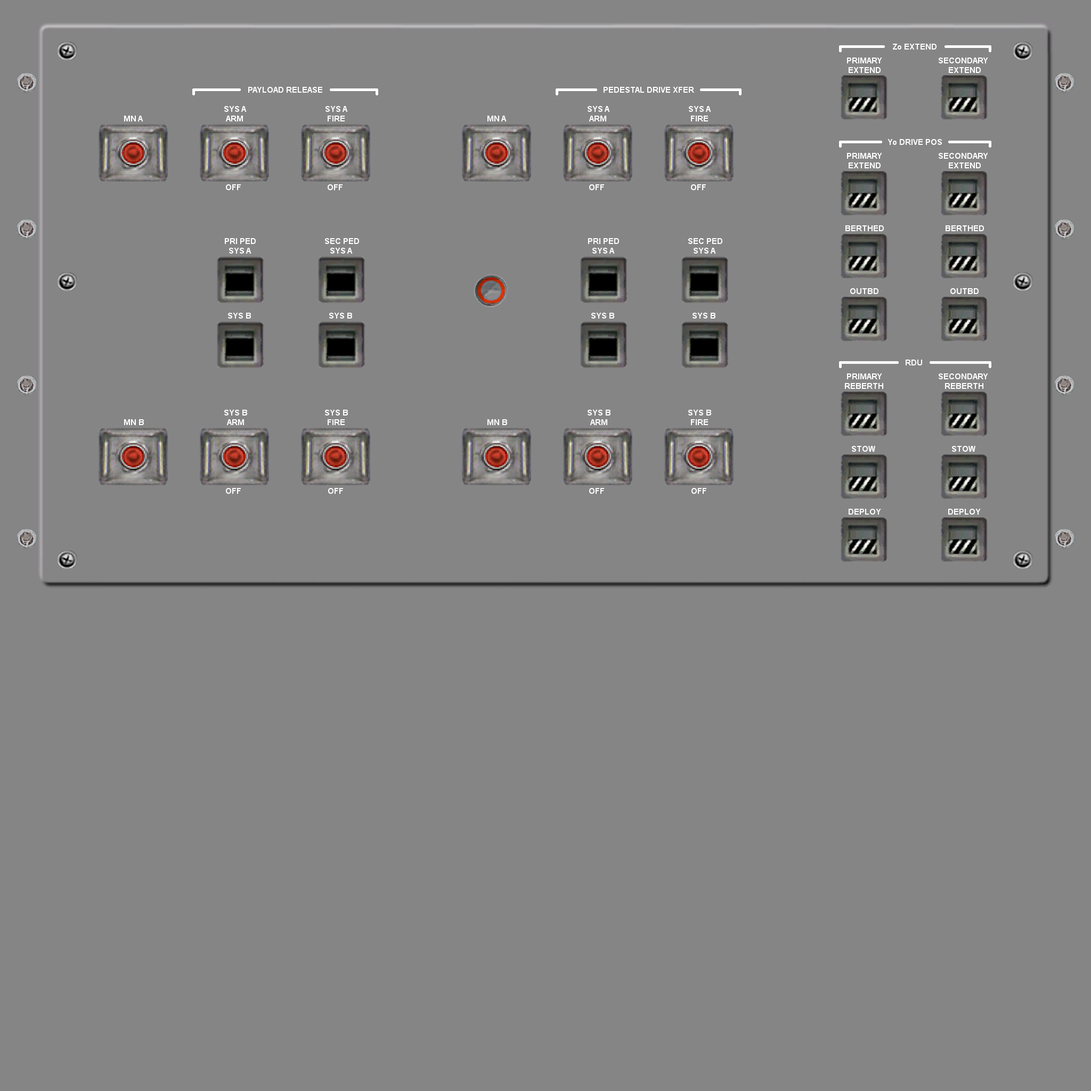
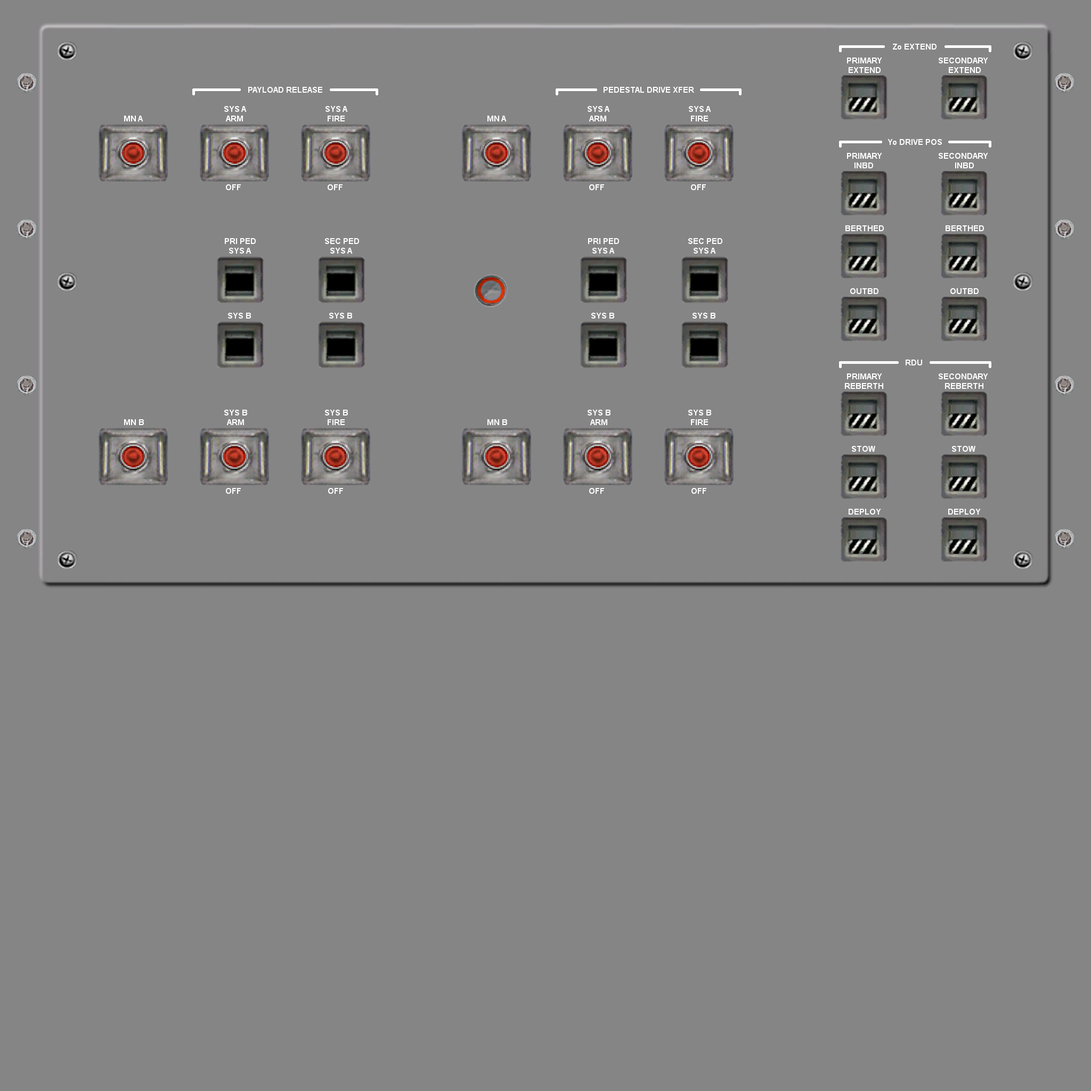
Two versions of the same layered image (1091 x 1091). Layer-by-layer changes:
painted on "INBD" over [849, 162, 881, 169]
painted on "INBD #1" over [949, 162, 982, 169]
